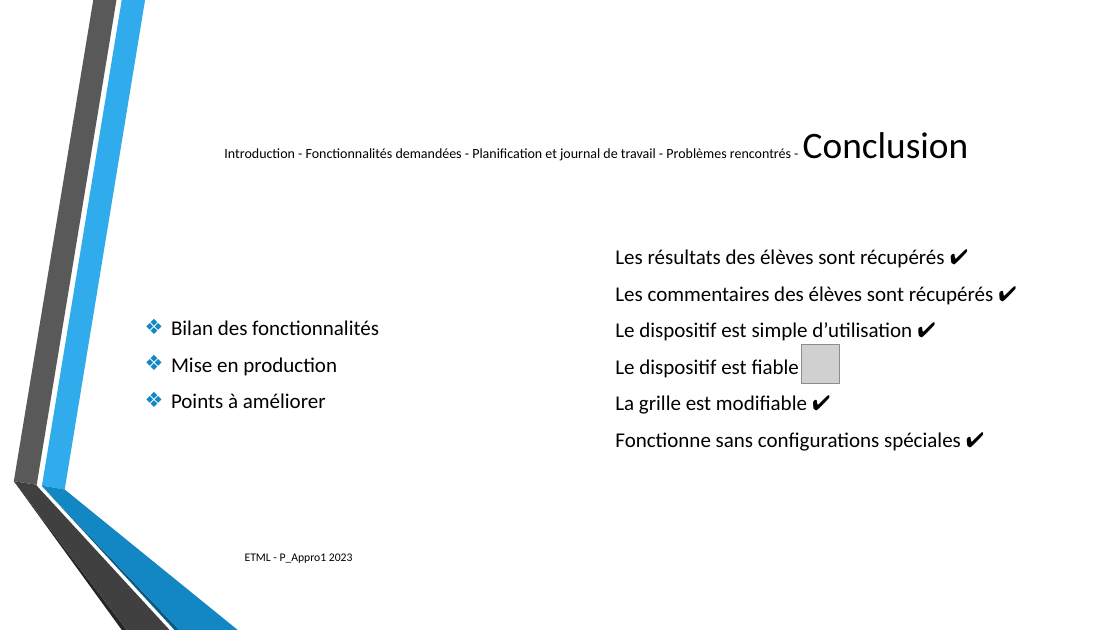
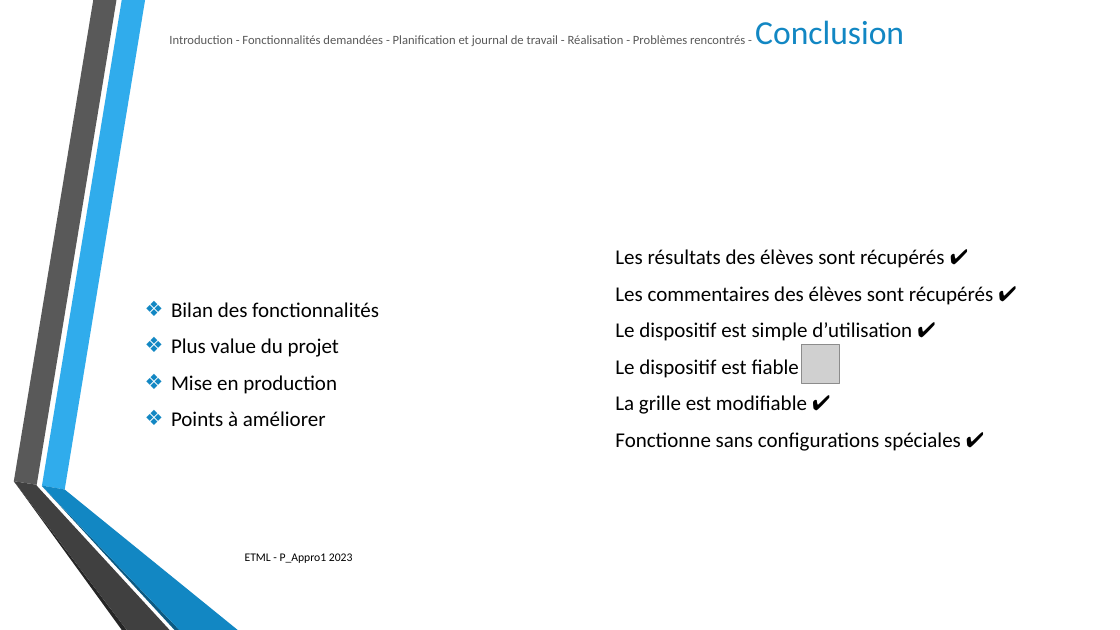
Before and after one commit to SylvainPhilipona/Recuperation-des-AutoEvaluations, a slide deck: slide 10 of CDC-rapport-jdt/Presentation/Presentation_philipona.pptx (slide 9 before the commit). Drawn at 1120x630 pixels with LibreOffice and Linux fonts; fonts in the diff are those of the drawing; grey boxes stand for pictures; background and template pictures are left out. Boxes give left, top, right and bottom in pixels: in the first picture for what was removed or moved away, otherwise in the second. Text is boxed around its words. In the diff, an @@ line names an element or a change of style, - is before the commit and + after.

```diff
--- a/CDC-rapport-jdt/Presentation/Presentation_philipona.pptx
+++ b/CDC-rapport-jdt/Presentation/Presentation_philipona.pptx
@@ title at <box>169,20,904,46</box>: text changed; size 12 to 10.8 pt; text colour #000000 to #595959 @@
-Introduction - Fonctionnalités demandées - Planification et journal de travail - Problèmes rencontrés - Conclusion
+Introduction - Fonctionnalités demandées - Planification et journal de travail - Réalisation - Problèmes rencontrés - Conclusion
@@ text at <box>171,338,339,357</box>: paragraph added @@
+❖ Plus value du projet
```
Also in this commit, not shown: 7 other slides changed, 1 slide added.
